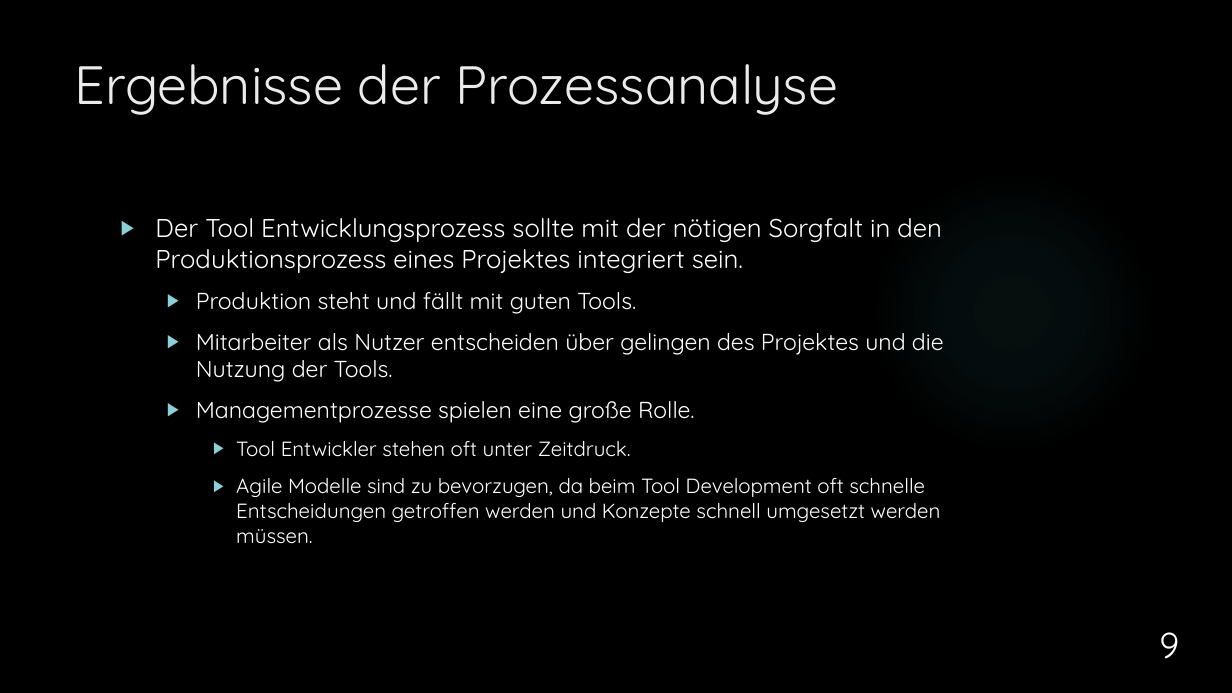
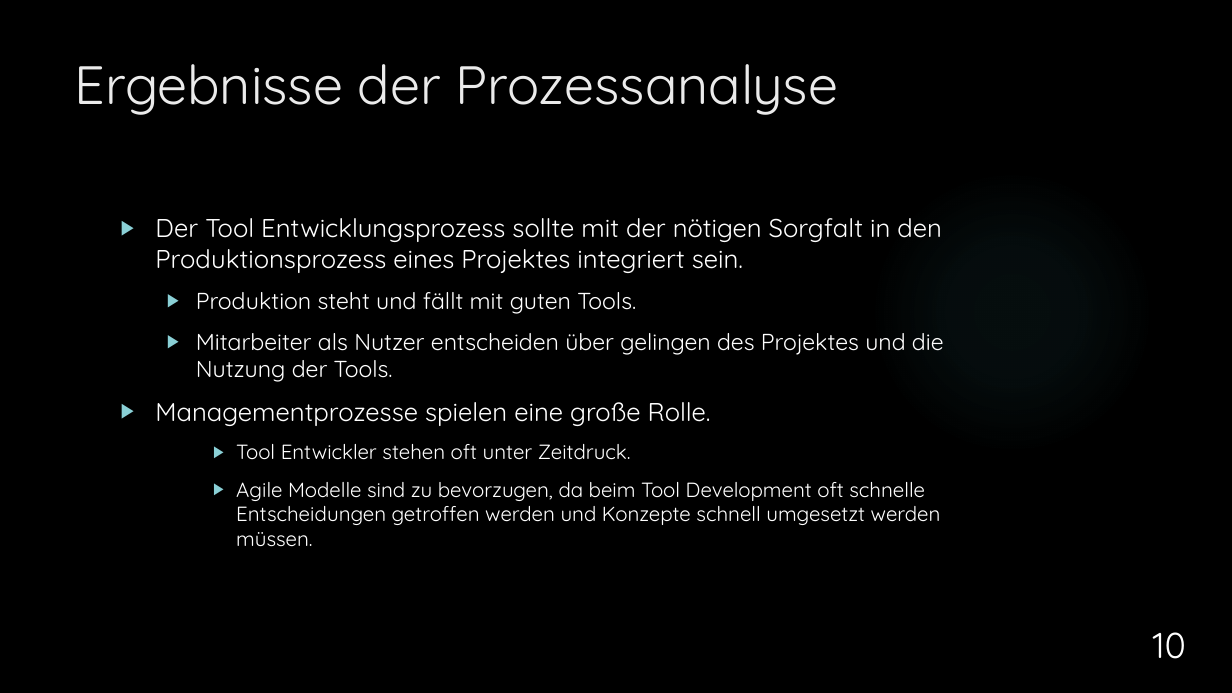
Before and after one commit to dNovel/MasterThesisWS1415, a slide deck: slide 10 of Disputation/Praesentation_DominikSteffen.pptx (slide 9 before the commit). Drawn at 1232x693 pixels with LibreOffice and Linux fonts; fonts in the diff are those of the drawing; background and template pictures are left out. Boxes give left, top, right and bottom in pixels: in the first picture for what was removed or moved away, otherwise in the second. Text is boxed around its words. In the diff, an @@ line names an element or a change of style, - is before the commit and + after.

```diff
--- a/Disputation/Praesentation_DominikSteffen.pptx
+++ b/Disputation/Praesentation_DominikSteffen.pptx
@@ text at <box>155,402,711,426</box>: size 18 to 20 pt in "Managementprozesse spielen eine große Rolle."; list level 2 to 1 in "Managementprozesse spielen eine große Rolle." @@
@@ page number at <box>1153,632,1186,659</box>: text changed @@
-9
+10
```
Also in this commit, not shown: 7 other slides changed, 1 slide added.
